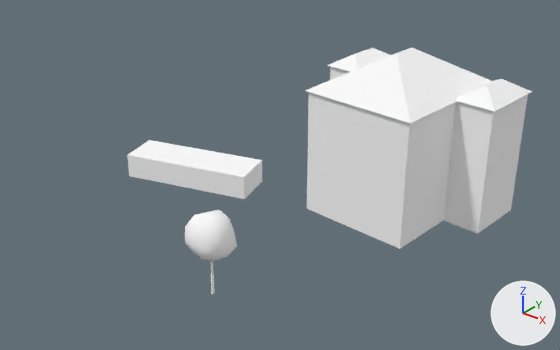
The glTF model cities/arlov-borggatan/pack/tiles/c-8_-13.glb, before and after one commit.
The view is the same before and after, from a camera (50 mm lens) standing at (-400.1, -806.6, 48.4) and looking at (-451.9, -741.8, 8.2). The axes (+X, +Y, +Z) are drawn at lower right. The lights are the same throughout. The first picture is the older version. Where no turn or scale is listed for an object, it has been applied to the vertices. Vertices at exactly the same position are counted once.

The first picture shows 'SM_Building_w1379288525', 'SM_Building_w208690609', 'SM_Trees_-8_-13'.
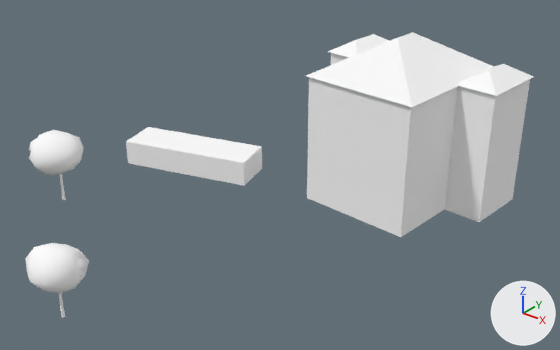
The change, as JSON lines over the scene's bpy script:
```json
{"block": "me_sm_trees__8__13", "where": "# used by ob_sm_trees__8__13; location = (-450.1, -755.93, 4.9); scale = (5.0, 5.0, 5.0)"}
{"op": "remove", "block": "me_sm_trees__8__13", "code": "me_sm_trees__8__13.from_pydata(...)  # 138 vertices, 252 faces; spans x -0.53..0.53, y -0.55..0.55, z -1.0..1.0"}
{"op": "add", "block": "me_sm_trees__8__13", "code": "me_sm_trees__8__13.from_pydata(...)  # 276 vertices, 504 faces; spans x -1.0..1.0, y -0.82..0.82, z -0.39..0.39"}
{"block": "me_sm_trees__8__13", "change": "me_sm_trees__8__13 part 1: the loose piece of 12 vertices spanning x 0.01..0.09, y -0.06..0.01, z -1.0..-0.13 is scaled about its middle by (0.409, 0.409, 0.355), then moved by (-0.78, 0.6, 0.41)"}
{"block": "me_sm_trees__8__13", "change": "me_sm_trees__8__13 part 2: the loose piece of 12 vertices spanning x 0.01..0.09, y -0.06..0.01, z -1.0..-0.13 is copied, and the copy is scaled about its middle by (0.353, 0.354, 0.323), then moved by (0.72, -0.55, 0.31); it spans x 0.75..0.78, y -0.59..-0.57, z -0.39..-0.11"}
{"block": "me_sm_trees__8__13", "change": "me_sm_trees__8__13 part 3: a new loose piece of 42 vertices spanning x -0.99..-0.46, y 0.3..0.82, z -0.03..0.39, in mat_m_leaf (white #ffffff)"}
{"block": "me_sm_trees__8__13", "change": "me_sm_trees__8__13 part 4: a new loose piece of 42 vertices spanning x -1.0..-0.73, y 0.4..0.67, z 0.14..0.37, in mat_m_leaf (white #ffffff)"}
{"block": "me_sm_trees__8__13", "change": "me_sm_trees__8__13 part 5: a new loose piece of 42 vertices spanning x 0.52..1.0, y -0.82..-0.33, z -0.13..0.25, in mat_m_leaf (white #ffffff)"}
{"block": "me_sm_trees__8__13", "change": "me_sm_trees__8__13 part 6: a new loose piece of 42 vertices spanning x 0.72..0.97, y -0.63..-0.4, z -0.02..0.17, in mat_m_leaf (white #ffffff)"}
{"block": "me_sm_trees__8__13", "change": "me_sm_trees__8__13 part 7: 42 vertices removed from x -0.53..0.53, y -0.55..0.55, z -0.21..1.0"}
{"block": "me_sm_trees__8__13", "change": "other edits to the shape of me_sm_trees__8__13 do not show in these pictures"}
{"op": "set", "path": "ob_sm_building_w208690609.location", "old": "(-456.7, -728.47, 10.21)", "new": "(-456.7, -728.47, 11.96)"}
{"op": "set", "path": "ob_sm_building_w1379288525.location", "old": "(-471.55, -736.59, 1.52)", "new": "(-471.55, -736.59, 3.61)"}
{"op": "set", "path": "ob_sm_trees__8__13.location", "old": "(-450.1, -755.93, 4.9)", "new": "(-468.16, -761.91, 5.65)"}
{"op": "set", "path": "ob_sm_trees__8__13.scale", "old": "(5.0, 5.0, 5.0)", "new": "(12.9, 12.9, 12.9)"}
```

Boxes (x1, y1, x2, y2) around the edits, measured in the pictures (560 x 350 px; the box of a moved part takes in the faces that stretch with it):
```json
{"object": "SM_Building_w208690609", "change": "moved", "before": [129, 47, 532, 249], "after": [128, 32, 534, 237]}
{"object": "SM_Trees_-8_-13", "change": "reshaped, moved, rescaled", "before": [185, 210, 237, 294], "after": [25, 130, 89, 318], "on screen": "23% wider, 122% taller"}
{"object": "SM_Building_w1379288525", "change": "moved", "before": [127, 140, 262, 196], "after": [126, 127, 262, 182]}
{"part": 1, "of": "me_sm_trees__8__13", "change": "moved or reshaped", "before": [210, 262, 215, 294], "after": [59, 174, 66, 200]}
{"part": 2, "of": "me_sm_trees__8__13", "change": "added", "after": [59, 293, 65, 318]}
{"part": 3, "of": "me_sm_trees__8__13", "change": "added", "after": [29, 130, 83, 176]}
{"part": 4, "of": "me_sm_trees__8__13", "change": "added", "after": [29, 138, 37, 151], "on screen": "mostly hidden"}
{"part": 5, "of": "me_sm_trees__8__13", "change": "added", "after": [25, 243, 89, 294]}
{"part": 6, "of": "me_sm_trees__8__13", "change": "added", "after": [76, 256, 85, 272], "on screen": "mostly hidden"}
{"part": 7, "of": "me_sm_trees__8__13", "change": "deleted", "before": [185, 210, 237, 262]}
```
